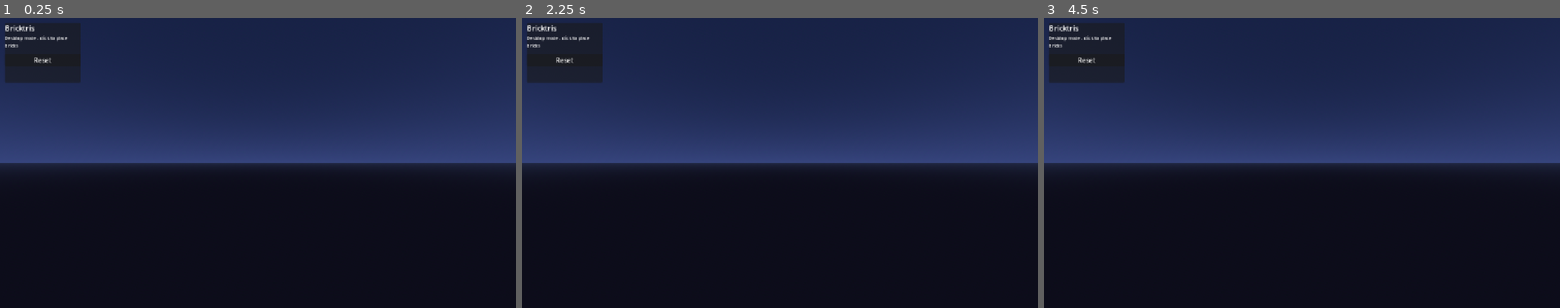
Above: before the commit, frames 1-3 (left to right).
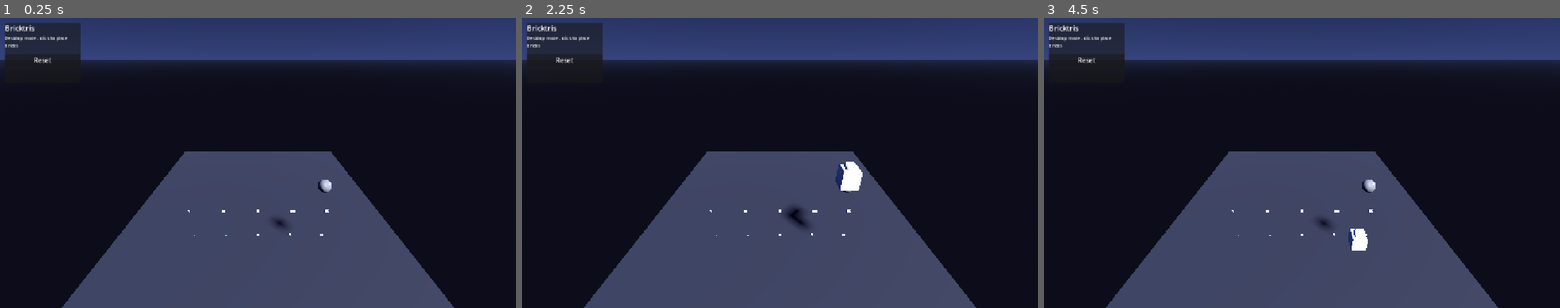
Above: after the commit, the same moments.

Repository: ZacharyEllison/games
Game: Godot game, scene res://scenes/main.tscn
Same seed, same stepped clock (60 frames per second), same inputs: the game is played once before the commit and once after it.
Inputs (mouse positions are in pixels of both pictures, inside the frame that each line leads up to):
- Up to frame 1 (0.25 s): no input
- Up to frame 2 (2.25 s): tap Enter at 0.5 s; move the mouse to (893, 148) at 0.52 s; click (893, 148) at 0.67 s; click "Reset" at 1.25 s; move the mouse to (676, 177) at 2.02 s; click (676, 177) at 2.17 s
- Up to frame 3 (4.5 s): move the mouse to (1353, 99) at 2.77 s; click (1353, 99) at 2.92 s; move the mouse to (1276, 221) at 3.52 s; click (1276, 221) at 3.67 s; move the mouse to (1456, 206) at 4.27 s; click (1456, 206) at 4.42 s

The runs differ from the first frame. In frame 1, 73% of the frame differs, in the area x 0-100%, y 0-100%; in frame 2, 72%; in frame 3, 73%.

Commit message:
Increase brick scale to 8cm/stud, tilt camera, widen palette spacing

Diff:
--- a/bricktris/scenes/desk.tscn
+++ b/bricktris/scenes/desk.tscn
@@ -1,18 +1,17 @@
 [gd_scene load_steps=4 format=3]
 
 [sub_resource type="BoxMesh" id="BoxMesh_1"]
-size = Vector3(0.8, 0.02, 0.8)
+size = Vector3(1.6, 0.02, 1.6)
 
 [sub_resource type="BoxShape3D" id="BoxShape3D_1"]
-size = Vector3(0.8, 0.02, 0.8)
+size = Vector3(1.6, 0.02, 1.6)
 
 [sub_resource type="StandardMaterial3D" id="Material_1"]
-albedo_color = Color(0.15, 0.17, 0.22, 1)
-roughness = 0.9
-uv1_scale = Vector3(20, 20, 20)
+albedo_color = Color(0.18, 0.20, 0.26, 1)
+roughness = 0.85
 
 [node name="Desk" type="StaticBody3D"]
-position = Vector3(0, 0.8, -0.5)
+position = Vector3(0, 0.8, -0.8)
 collision_layer = 1
 collision_mask = 0
 
--- a/bricktris/scenes/main.tscn
+++ b/bricktris/scenes/main.tscn
@@ -32,7 +32,8 @@
 [node name="XROrigin3D" type="XROrigin3D" parent="."]
 
 [node name="XRCamera3D" type="XRCamera3D" parent="XROrigin3D"]
-position = Vector3(0, 1.7, 0)
+position = Vector3(0, 1.7, 0.3)
+rotation = Vector3(-0.5, 0, 0)
 
 [node name="RightHand" type="XRController3D" parent="XROrigin3D"]
 tracker = "right_hand"
--- a/bricktris/scripts/brick_palette.gd
+++ b/bricktris/scripts/brick_palette.gd
@@ -19,8 +19,8 @@
 	["plate_1x1", "plate_1x2", "plate_2x2", "brick_corner", "brick_slope_1x2"],
 ]
 
-const SLOT_SPACING := 0.10  # 10cm between palette slots
-const GRAB_RADIUS := 0.08   # 8cm reach to grab
+const SLOT_SPACING := 0.18  # 18cm between palette slots
+const GRAB_RADIUS := 0.12   # 12cm reach to grab
 
 var _slots: Array = []
 var _highlighted_type := ""
--- a/bricktris/scripts/grid_snapper.gd
+++ b/bricktris/scripts/grid_snapper.gd
@@ -3,8 +3,8 @@
 
 # Kenney bricks are ~1 Godot unit per stud at native scale.
 # We scale all bricks by BRICK_SCALE so 1 stud = 0.04m (4cm) in VR.
-const BRICK_SCALE := 0.04
-const CELL_SIZE := 0.04  # world-space size of one stud after scaling
+const BRICK_SCALE := 0.08
+const CELL_SIZE := 0.08  # world-space size of one stud after scaling (8cm per stud)
 
 const BRICK_DEFS := {
 	"brick_1x1":       Vector3(1, 1, 1),
@@ -20,7 +20,7 @@
 }
 
 # Desk surface y-position (top of the baseplate)
-const DESK_Y := 0.82
+const DESK_Y := 0.81  # desk at y=0.8, surface at y=0.81
 
 # Snap a world position to the nearest grid cell on the baseplate.
 static func snap(world_pos: Vector3, dims: Vector3) -> Vector3:
Not shown, changed: bricktris/index.html
Not shown, changed: bricktris/index.pck
